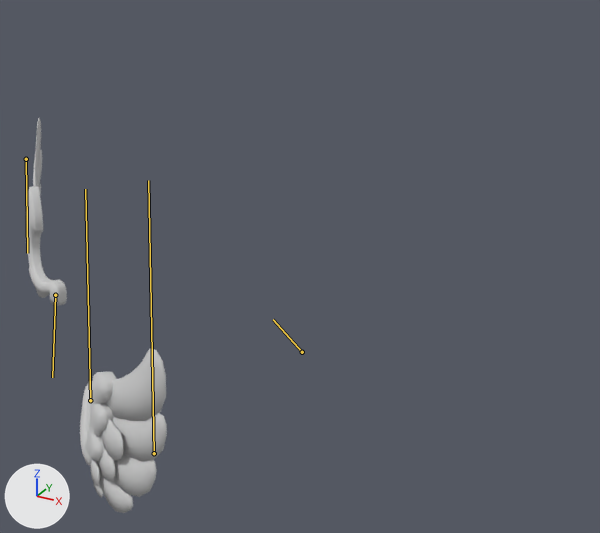
Two versions of the FBX model Assets/art_assets/Ani/AB/suit_valentine02/suit_valentine02.FBX, one commit apart.
The view is the same before and after, from a camera (50 mm lens) standing at (0.202, -0.374, 0.235) and looking at (0.047, -0.091, 0.093). Lighting does not change. The marker at lower left points along +X, +Y and +Z. Both versions are drawn at frame 68 of the action 'Take 001'; the numbers are the values there. The bones that bend it are drawn over the model as lines.

Objects in the first picture: 'suit_valentine02', 'suit_valentine04'.
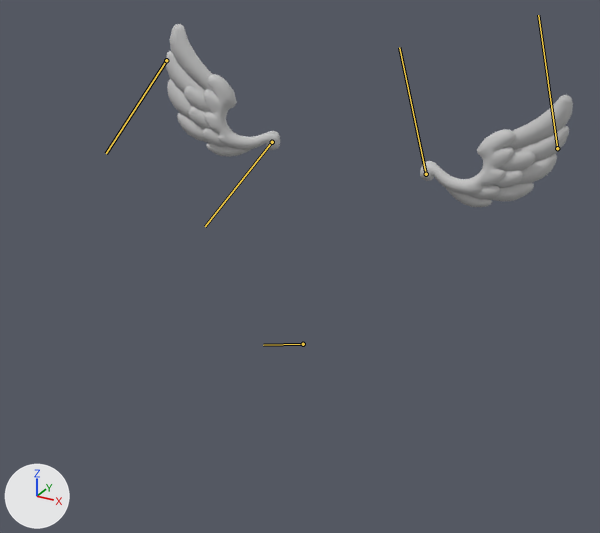
The change in detail:
Bone 'suit_valentine02_bone01' (bone_suit_valentine02_bone01) moves from (-0.47, 0.93, 0.51) to (-0.09, 1.39, -8.94).
Bone 'suit_valentine02_bone01' (bone_suit_valentine02_bone01) turns from (-18, -26, -5) to (8, 23, -9) degrees about its own x, y and z.
Bone 'suit_valentine04_bone01' (bone_suit_valentine04_bone01) moves from (-0.29, -1.19, -0.29) to (3.22, 0.56, -5.86).
Bone 'suit_valentine04_bone01' (bone_suit_valentine04_bone01) turns from (5, 6, -3) to (38, -38, -27) degrees about its own x, y and z.

Where the change shows, as pixel boxes (x1, y1, x2, y2) in the pictures (600 x 533 px):
'suit_valentine02', posed (75% wider, 31% shorter)
    before: (80, 349, 167, 513)
    after: (420, 94, 573, 207)
'suit_valentine04', posed (174% wider, 29% shorter)
    before: (26, 118, 67, 306)
    after: (166, 24, 280, 157)
bone 'suit_valentine02_bone01', root to tip
    before: (90, 400) to (85, 189)
    after: (426, 174) to (399, 47)
bone 'suit_valentine04_bone01', root to tip
    before: (55, 295) to (52, 377)
    after: (272, 142) to (205, 226)
